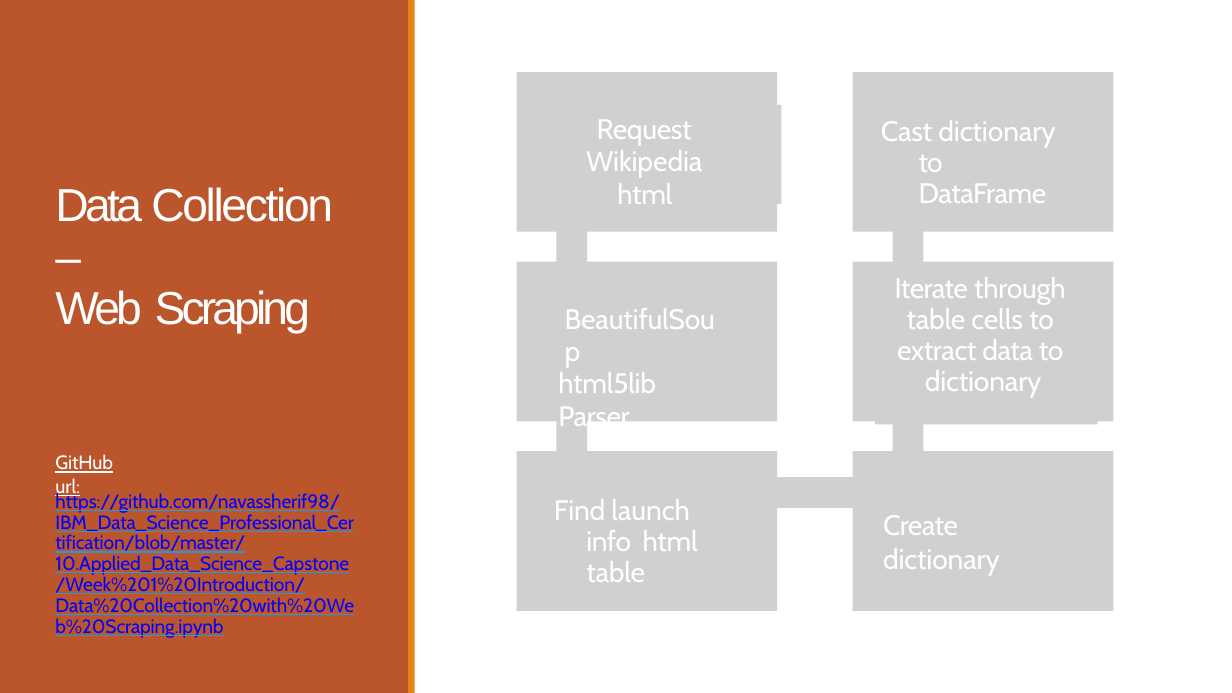
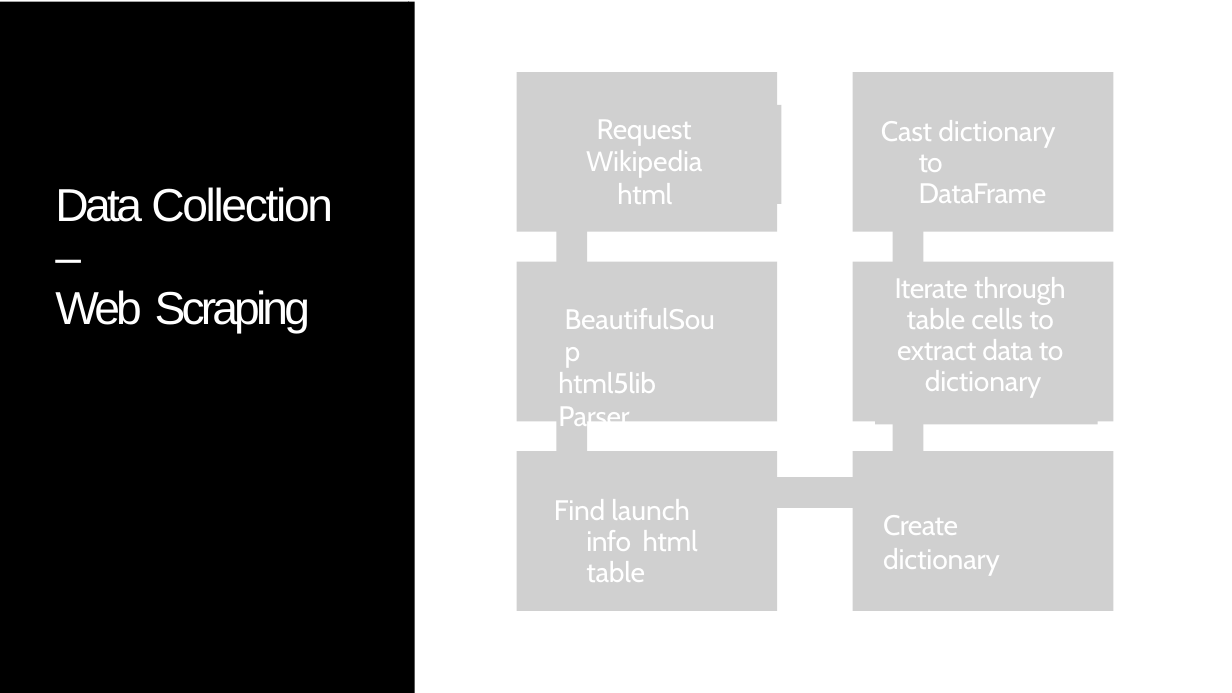
Before and after one commit to shimdol22/IBM_Data_Science_Capstone, a slide deck: slide 9 of Data Science Journey.pptx. Drawn at 1232x693 pixels with LibreOffice and Linux fonts; fonts in the diff are those of the drawing; grey boxes stand for pictures. Boxes give left, top, right and bottom in pixels: in the first picture for what was removed or moved away, otherwise in the second. Text is boxed around its words. In the diff, an @@ line names an element or a change of style, - is before the commit and + after.

```diff
--- a/Data Science Journey.pptx
+++ b/Data Science Journey.pptx
@@ freeform shape at [0, 2, 409, 693]: fill #BB562C to #000000; outline redrawn @@
@@ freeform shape at [409, 2, 415, 693]: fill #E28312 to #000000; outline redrawn @@
@@ text removed at [55, 454, 113, 497] @@
-GitHub url:
@@ text removed at [55, 492, 354, 638] @@
-https://github.com/navassherif98/IBM_Data_Science_Professional_Certification/blob/master/10.Applied_Data_Science_Capstone/Week%201%20Introduction/Data%20Collection%20with%20Web%20Scraping.ipynb
```
Also in this commit, not shown: 7 other slides changed, 1 other file.
